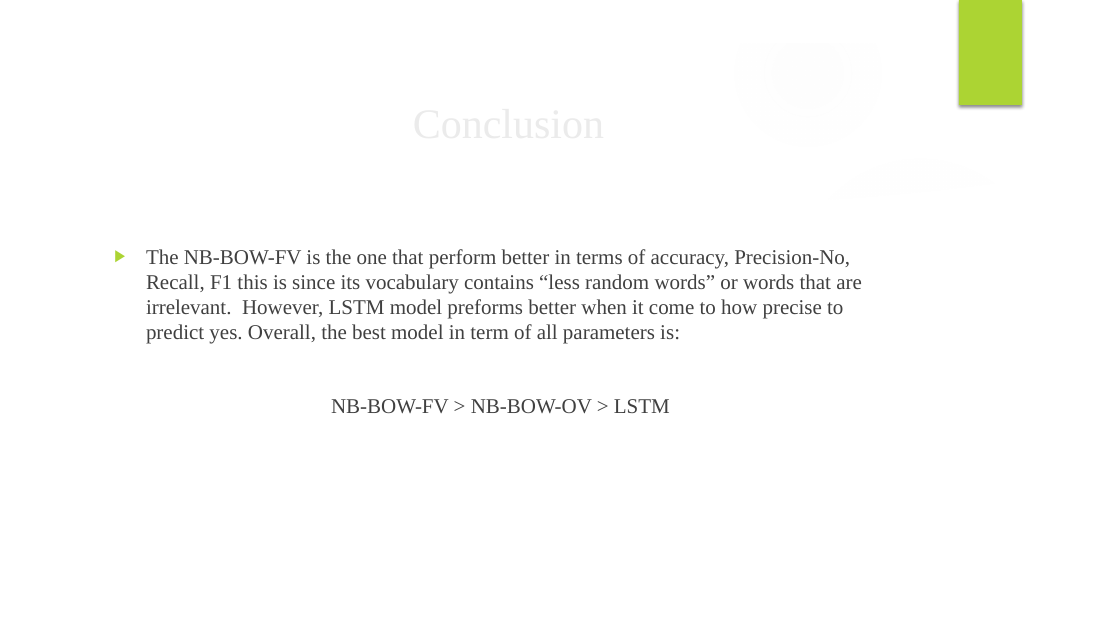
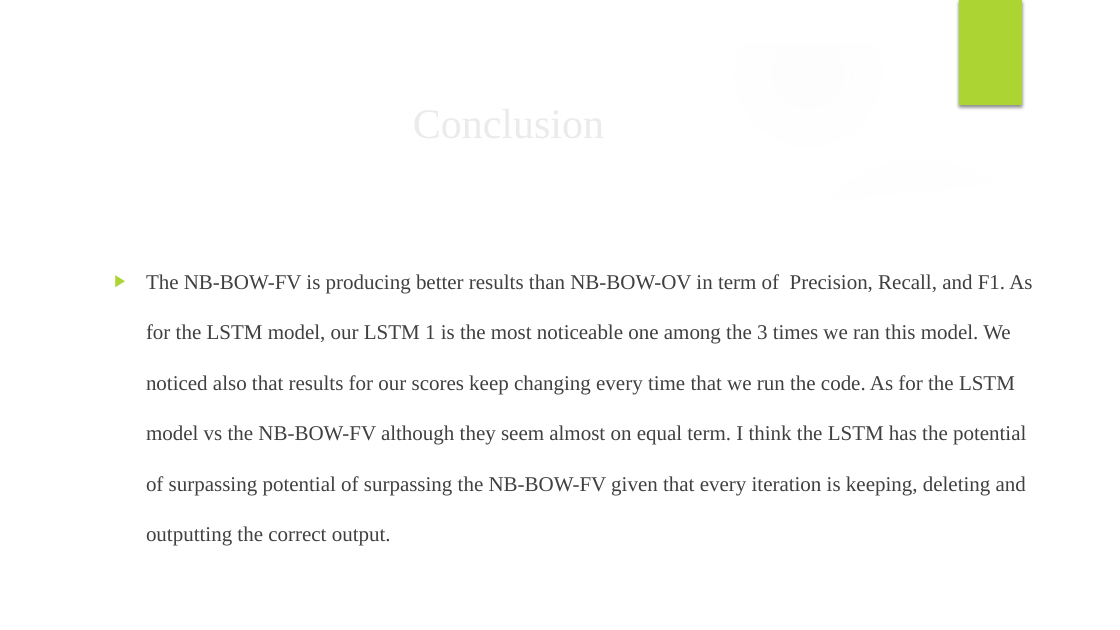
Before and after one commit to HiyoDannyHere/COMP472_A3, a slide deck: slide 10 of Tutorial-3-Presentation.pptx. Drawn at 1120x630 pixels with LibreOffice and Linux fonts; fonts in the diff are those of the drawing; background and template pictures are left out. Boxes give left, top, right and bottom in pixels: in the first picture for what was removed or moved away, otherwise in the second. Text is boxed around its words. In the diff, an @@ line names an element or a change of style, - is before the commit and + after.

Commit message:
Updated ppt and results for our LSTM

```diff
--- a/Tutorial-3-Presentation.pptx
+++ b/Tutorial-3-Presentation.pptx
@@ text at box(146, 274, 1032, 546): text changed @@
-▶ The NB-BOW-FV is the one that perform better in terms of accuracy, Precision-No, Recall, F1 this is since its vocabulary contains “less random words” or words that are irrelevant. However, LSTM model preforms better when it come to how precise to predict yes. Overall, the best model in term of all parameters is:
-NB-BOW-FV > NB-BOW-OV > LSTM
+▶ The NB-BOW-FV is producing better results than NB-BOW-OV in term of Precision, Recall, and F1. As for the LSTM model, our LSTM 1 is the most noticeable one among the 3 times we ran this model. We noticed also that results for our scores keep changing every time that we run the code. As for the LSTM model vs the NB-BOW-FV although they seem almost on equal term. I think the LSTM has the potential of surpassing potential of surpassing the NB-BOW-FV given that every iteration is keeping, deleting and outputting the correct output.
```
Also in this commit, not shown: 2 other slides changed, 6 other files.
